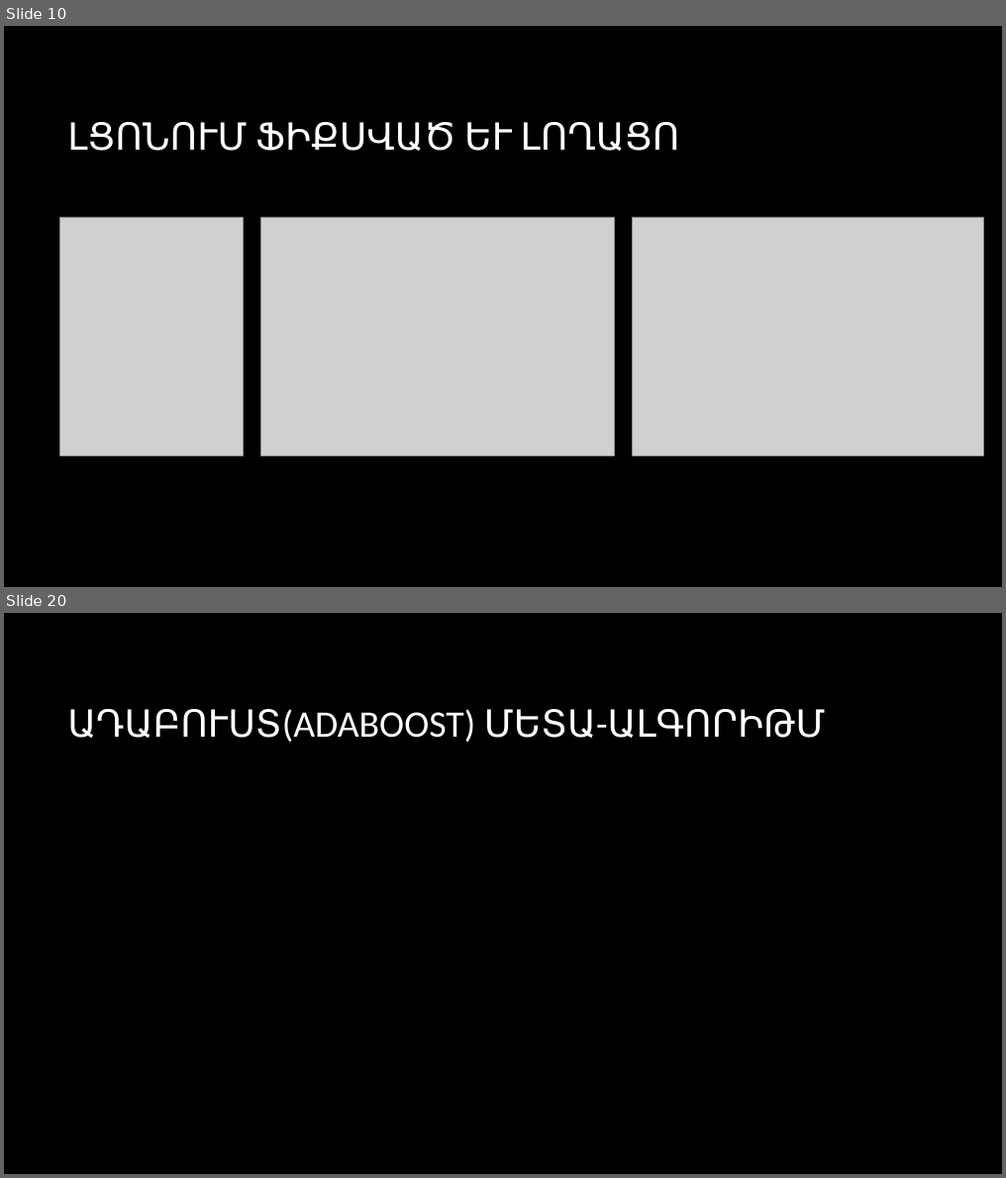
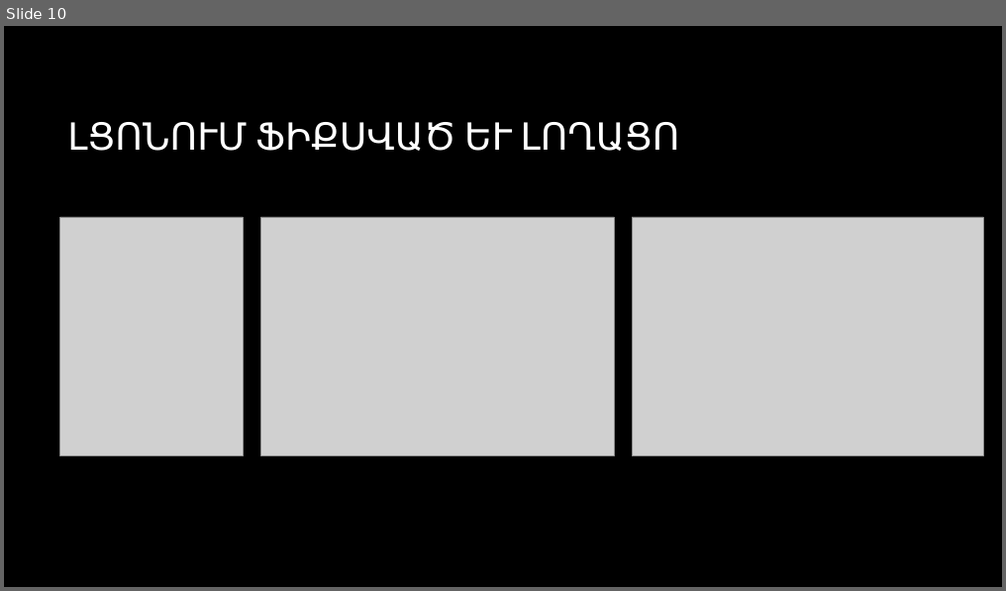
Before and after one commit to CGevorg/OpenKrypton, a slide deck: presentation/Presentation.pptx. Shown one above the other, each under a label of ours: slides 10 and 20 before the commit, slide 10 after it; the slides between them are not shown. The pictures are 1006x1178 and 1006x591 pixels, drawn with LibreOffice and Linux fonts; fonts in the diff are those of the drawing; grey boxes stand for pictures; background and template pictures are left out. Boxes give left, top, right and bottom in pixels: in the first picture for what was removed or moved away, otherwise in the second. Text is boxed around its words. In the diff, an @@ line names an element or a change of style, - is before the commit and + after.

```diff
--- a/presentation/Presentation.pptx
+++ b/presentation/Presentation.pptx
@@ slide 20 removed at (x1=4, y1=613, x2=1002, y2=1174), background picture (left out) @@
@@ title removed at (x1=67, y1=709, x2=826, y2=742) @@
-ԱԴԱԲՈՒՍՏ(ADABOOST) ՄԵՏԱ-ԱԼԳՈՐԻԹՄ
```
Also in this commit, not shown: 8 slides changed, 2 slides added, 7 other slides removed.
